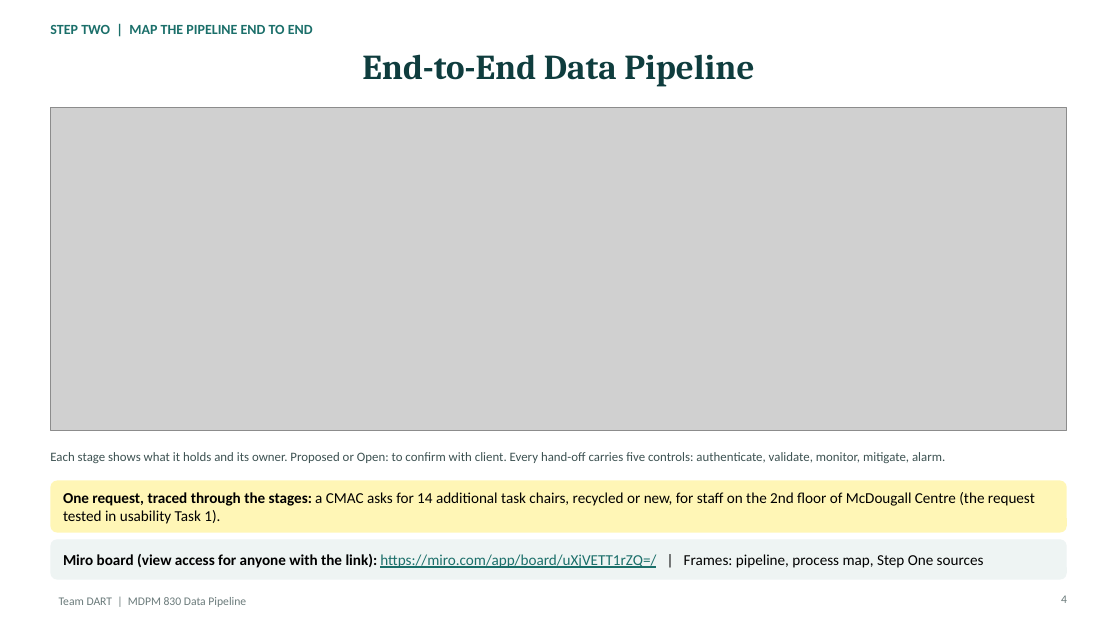
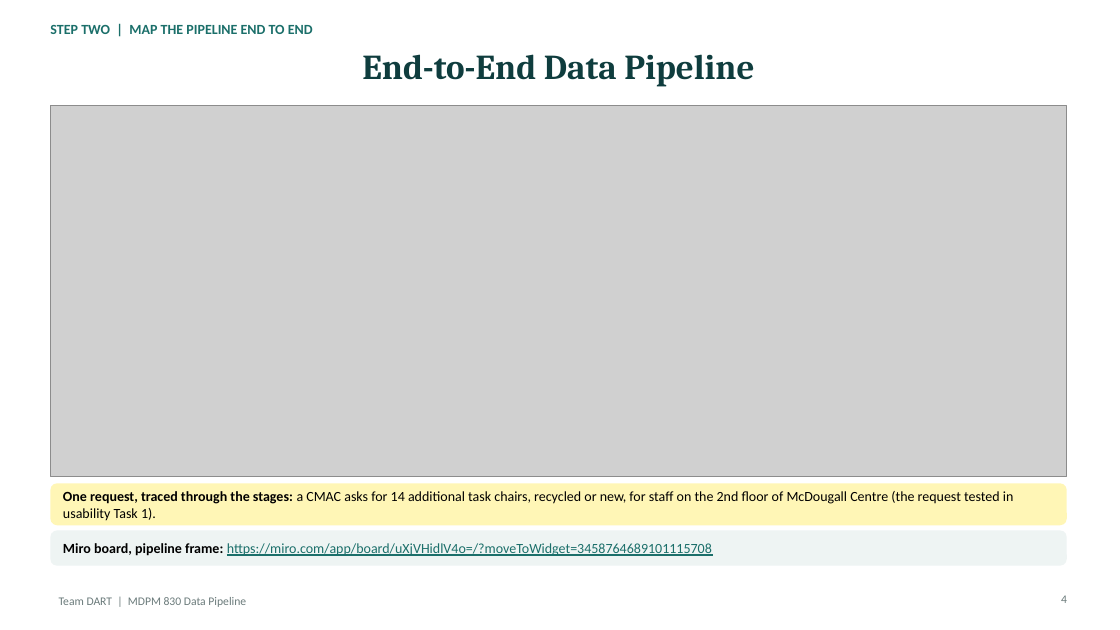
Before and after one commit to teminicrownpro-max/Adekunle-Adeniji, a slide deck: slide 1 of MDPM 830/Data Pipeline/Ade_Slides_4_and_5_Pipeline.pptx. Drawn at 1120x630 pixels with LibreOffice and Linux fonts; fonts in the diff are those of the drawing; grey boxes stand for pictures. Boxes give left, top, right and bottom in pixels: in the first picture for what was removed or moved away, otherwise in the second. Text is boxed around its words. In the diff, an @@ line names an element or a change of style, - is before the commit and + after.

```diff
--- a/MDPM 830/Data Pipeline/Ade_Slides_4_and_5_Pipeline.pptx
+++ b/MDPM 830/Data Pipeline/Ade_Slides_4_and_5_Pipeline.pptx
@@ picture: place and size @@
-picture at bbox=[50, 108, 1067, 430]
+picture at bbox=[50, 105, 1067, 476]
@@ text removed at bbox=[50, 452, 945, 463] @@
-Each stage shows what it holds and its owner. Proposed or Open: to confirm with client. Every hand-off carries five controls: authenticate, validate, monitor, mitigate, alarm.
@@ rounded rectangle: place and size @@
-rounded rectangle at bbox=[50, 481, 1067, 533]
+rounded rectangle at bbox=[50, 483, 1067, 525]
@@ rounded rectangle at bbox=[50, 483, 1067, 525]: proportions changed @@
@@ text "One request, traced through the ..." at bbox=[63, 491, 1014, 521]: size 13 to 12 pt @@
@@ rounded rectangle at bbox=[50, 530, 1067, 565]: proportions changed @@
@@ rounded rectangle: place and size @@
-rounded rectangle at bbox=[50, 539, 1067, 580]
+rounded rectangle at bbox=[50, 530, 1067, 565]
@@ text at bbox=[63, 543, 712, 556]: text changed; size 13 to 12 pt; text colour #000000 to #1B6F6A @@
-Miro board (view access for anyone with the link): https://miro.com/app/board/uXjVETT1rZQ=/ | Frames: pipeline, process map, Step One sources
+Miro board, pipeline frame: https://miro.com/app/board/uXjVHidlV4o=/?moveToWidget=3458764689101115708
```
Also in this commit, not shown: 5 other files.
